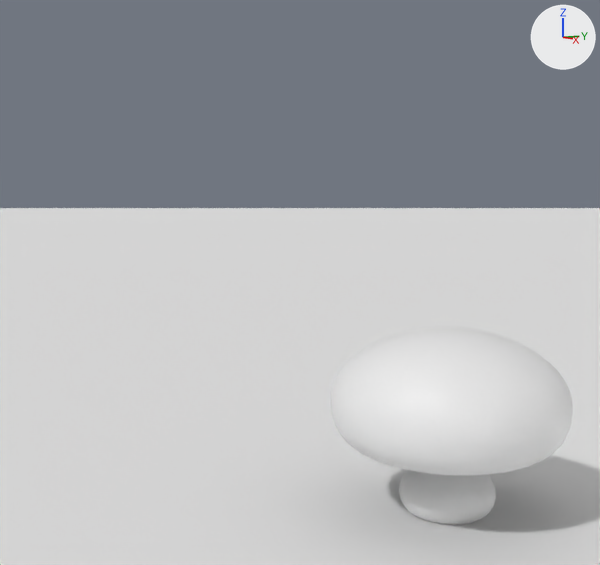
A saved change to the Blender file mushroom.blend.
Both versions are drawn from a camera (50 mm lens) standing at (19.42, -14.55, 9.84) and looking at (-1.44, -1.98, 7.35). Arrows for +X, +Y and +Z are at upper right; the lights stay in place.

In view in the first picture: 'BezierCircle', 'Plane'.
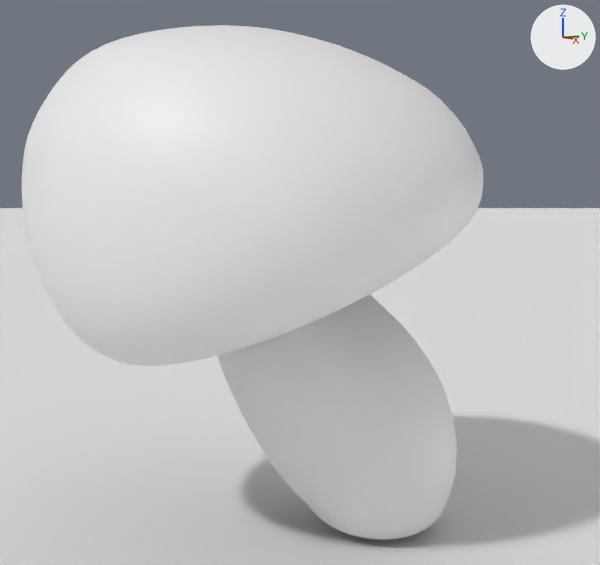
Boxes [x1, y1, x2, y2] around the edits, measured in the pictures (600 x 565 px):
'BezierCircle', reshaped, moved, rescaled, modifiers changed (90% wider, 159% taller): before [331, 327, 573, 525]; after [22, 25, 483, 540]

What changed in the scene script:
```text
Change cu_beziercurve_001:
    where _sp = cu_beziercurve_001.splines.new('BEZIER'); _sp.bezier_points.add(9)
    remove _sp.bezier_points.foreach_set('co', [0.025, 5.827, 0.0, 2.837, 4.98, 0.0, 3.667, 3.4, 0.0, 2.685, 2.093, 0.0, 0.984, 2.584, 0.0, 1.509, 3.46, 0.0, 0.742, 3.693, 0.0, 0.867, 2.159, 0.0, 1.377, 0.253, 0.0, 0.0, 0.0, 0.0])
    remove _sp.bezier_points.foreach_set('handle_left', [-1.291, 5.829, 0.0, 2.236, 5.439, 0.0, 3.723, 4.095, 0.0, 3.291, 2.295, 0.0, 1.237, 1.941, 0.0, 1.652, 3.088, 0.0, 0.986, 3.889, 0.0, 0.765, 2.751, 0.0, 1.789, 0.904, 0.0, 0.546, 0.00328, 0.0])
    remove _sp.bezier_points.foreach_set('handle_right', [1.173, 5.826, 0.0, 3.393, 4.556, 0.0, 3.616, 2.764, 0.0, 2.03, 1.874, 0.0, 0.838, 2.955, 0.0, 1.396, 3.752, 0.0, 0.274, 3.316, 0.0, 0.998, 1.4, 0.0, 1.085, -0.209, 0.0, -0.551, -0.00331, 0.0])
    remove for _p, _l, _r in zip(_sp.bezier_points, ['ALIGNED', 'ALIGNED', 'AUTO', 'AUTO', 'AUTO', 'AUTO', 'AUTO', 'AUTO', 'AUTO', 'ALIGNED'], ['ALIGNED', 'ALIGNED', 'AUTO', 'AUTO', 'AUTO', 'AUTO', 'AUTO', 'AUTO', 'AUTO', 'ALIGNED']): _p.handle_left_type = _l; _p.handle_right_type = _r
    add _sp.bezier_points.foreach_set('co', [0.0, 7.635, 0.0, 3.342, 6.879, 0.0, 4.172, 5.298, 0.0, 3.19, 3.991, 0.0, 1.489, 4.482, 0.0, 2.014, 5.358, 0.0, 1.247, 5.591, 0.0, 1.372, 4.057, 0.0, 1.377, 0.431, 0.0, 0.0, 0.0, 0.0])
    add _sp.bezier_points.foreach_set('handle_left', [-1.316, 7.636, 0.0, 2.741, 7.337, 0.0, 4.228, 5.993, 0.0, 3.796, 4.194, 0.0, 1.742, 3.839, 0.0, 2.157, 4.986, 0.0, 1.491, 5.788, 0.0, 1.188, 4.629, 0.0, 2.215, 1.572, 0.0, 0.546, 0.00328, 0.0])
    add _sp.bezier_points.foreach_set('handle_right', [1.148, 7.633, 0.0, 3.898, 6.454, 0.0, 4.121, 4.662, 0.0, 2.535, 3.772, 0.0, 1.343, 4.853, 0.0, 1.902, 5.65, 0.0, 0.779, 5.214, 0.0, 1.796, 2.742, 0.0, 1.044, -0.0234, 0.0, -0.551, -0.00331, 0.0])
    add for _p, _l, _r in zip(_sp.bezier_points, ['ALIGNED', 'ALIGNED', 'AUTO', 'AUTO', 'AUTO', 'AUTO', 'AUTO', 'ALIGNED', 'AUTO', 'ALIGNED'], ['ALIGNED', 'ALIGNED', 'AUTO', 'AUTO', 'AUTO', 'AUTO', 'AUTO', 'ALIGNED', 'AUTO', 'ALIGNED']): _p.handle_left_type = _l; _p.handle_right_type = _r
Add cu_beziercurve_002:
    cu_beziercurve_002 = bpy.data.curves.new('BezierCurve.002', 'CURVE')
    cu_beziercurve_002.dimensions = '3D'
    _sp = cu_beziercurve_002.splines.new('BEZIER'); _sp.bezier_points.add(1)
    _sp.bezier_points.foreach_set('co', [0.0, 0.0, 0.0, -2.423, 0.648, -0.172])
    _sp.bezier_points.foreach_set('handle_left', [1.0, 0.0, 0.0, -0.709, 0.724, -0.381])
    _sp.bezier_points.foreach_set('handle_right', [-1.0, 0.0, 0.0, -3.124, 0.616, -0.0857])
    for _p, _l, _r in zip(_sp.bezier_points, ['ALIGNED', 'ALIGNED'], ['ALIGNED', 'ALIGNED']): _p.handle_left_type = _l; _p.handle_right_type = _r
    _sp.order_u = 0
    _sp.order_v = 0
    cu_beziercurve_002.use_path = True
    cu_beziercurve_002.use_path_clamp = True
    cu_beziercurve_002.bevel_resolution = 0
    cu_beziercurve_002.fill_mode = 'HALF'
Change ob_beziercircle:
    ob_beziercircle.location: (-0.01, 2.57, -0.05) -> (0.0, 0.0, 0.0)
    ob_beziercircle.scale: (1.0, 1.0, 1.0) -> (1.48, 1.48, 2.0)
    add _m = ob_beziercircle.modifiers.new('Curve', 'CURVE')
    add _m.object = ob_bending_curve
    add _m.deform_axis = 'NEG_X'
Add ob_bending_curve:
    ob_bending_curve = bpy.data.objects.new('bending_curve', cu_beziercurve_002)
    ob_bending_curve.location = (0.0, 0.0, 0.0)
    ob_bending_curve.rotation_euler = (0.0, -1.571, 0.0)  # degrees (0, -90, 0)
    ob_bending_curve.scale = (-5.59, -5.59, -5.59)
    ob_bending_curve.hide_render = True
```
